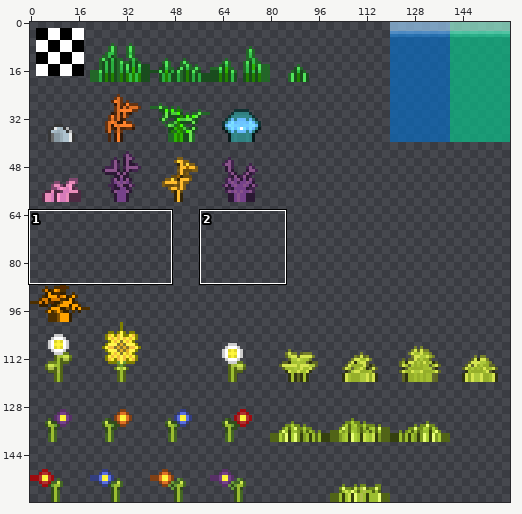
Sprite sheet, stored at tilesets/Decoration_spr/output_tileset.png. Above, an overview of the earlier version with the close-up marked.
Close-up. Before the commit:
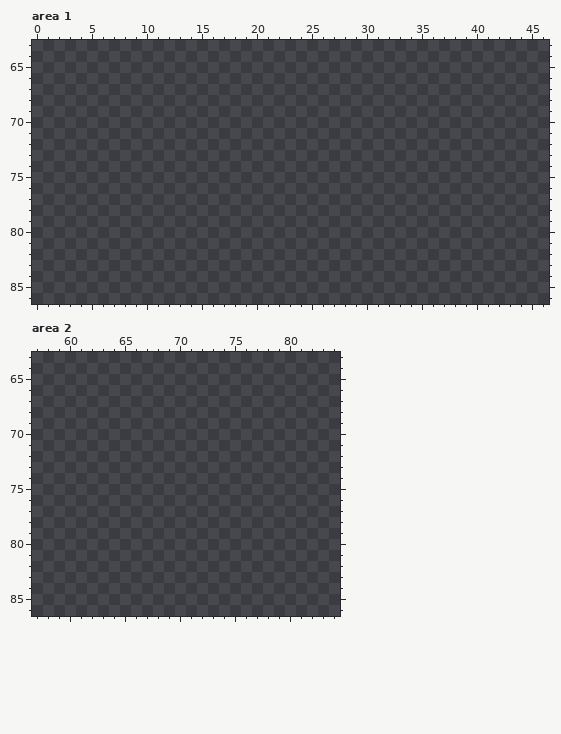
The file is 160x160 pixels. Colours within 5 levels of each other are drawn and written as one. Shown: area 1: x 0..46, y 63..86; area 2: x 57..84, y 63..86.
The result:
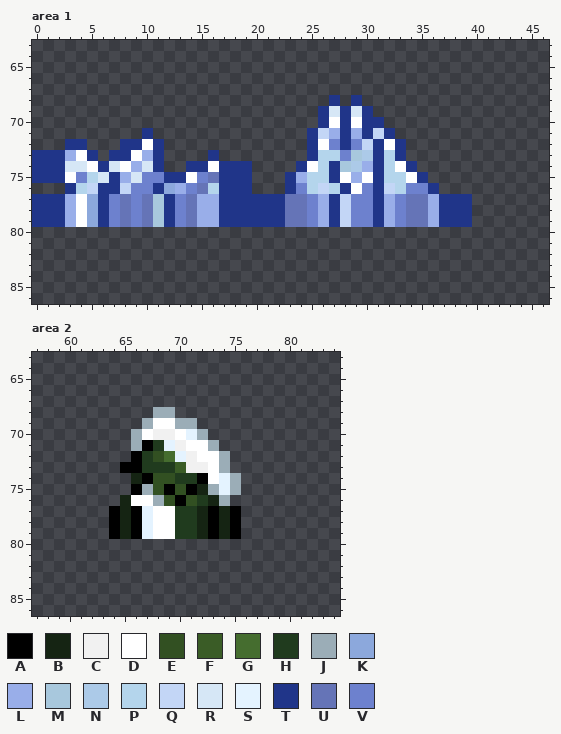
Palette (. is transparent): A #000000  B #152413  C #f1f1f1  D #ffffff  E #325022  F #3a5c26  G #456d2f  H #203b1e  J #9badb7  K #8ca8dc  L #99aee9  M #a8c8dd  N #accae8  P #b4d5ec  Q #c3d6f6  R #d6e7f6  S #e4f3ff  T #203589  U #6574b7  V #6d81ce
The edit:
Area 1:
y 68: x 27 . -> T; x 29 . -> T
y 69: x 26..30 ..... -> TRTRT
y 70: x 26..31 ...... -> TDTDTT
y 71: x 10 . -> T; x 25..32 ........ -> TQLTLTQT
y 72: x 3..4 .. -> TT; x 8..11 .... -> TTDT; x 25..33 ......... -> TDVTVQTDT
y 73: x 0..5 ...... -> TTTLDT; x 7..11 ..... -> TTDLT; x 16 . -> T; x 25..33 ......... -> TPPVMNTPT
y 74: x 0..11 ............ -> TTTRRDTRDLRT; x 14..19 ...... -> TTDTTT; x 24..34 ........... -> TDPTMNLTPDT
y 75: x 0..19 .................... -> TTTDVPRTLRVVTTDVUTTT; x 23..35 ............. -> TLPPTDLDTPPDT
y 76: x 3..19 ................. -> TPQTTQVVTKLVUPTTT; x 23..36 .............. -> TVPQPTDVTQPVVT
y 77..79: x 0..39 ........................................ -> TTTLDKTVUVUMTVULLTTTTTTUUVLTQVVTLVUULTTT
Area 2:
y 68: x 68..69 .. -> JJ
y 69: x 67..71 ..... -> JDDJJ
y 70: x 66..72 ....... -> JDCCDSJ
y 71: x 66..73 ........ -> JAHSCDDJ
y 72: x 66..74 ......... -> AHEGSCDDJ
y 73: x 65..74 .......... -> AAHHHFCCDJ
y 74: x 66..75 .......... -> BAEEHHADSJ
y 75: x 66..75 .......... -> AJEAEABJSJ
y 76: x 65..74 .......... -> BDDJEAEHBJ
y 77..79: x 64..75 ............ -> ABASDDHHBABA
